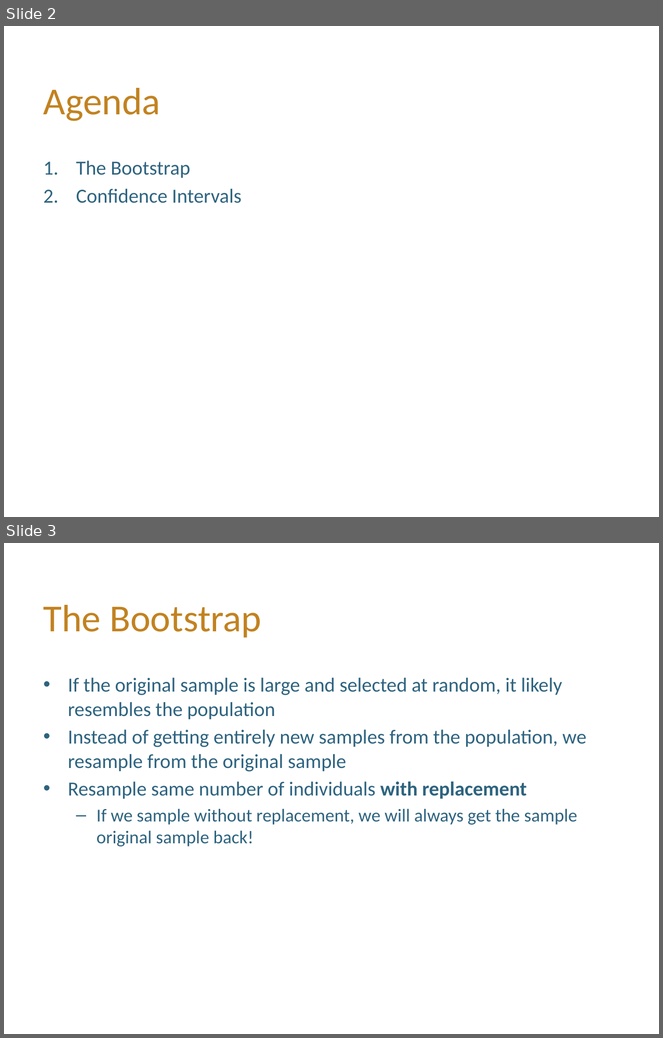
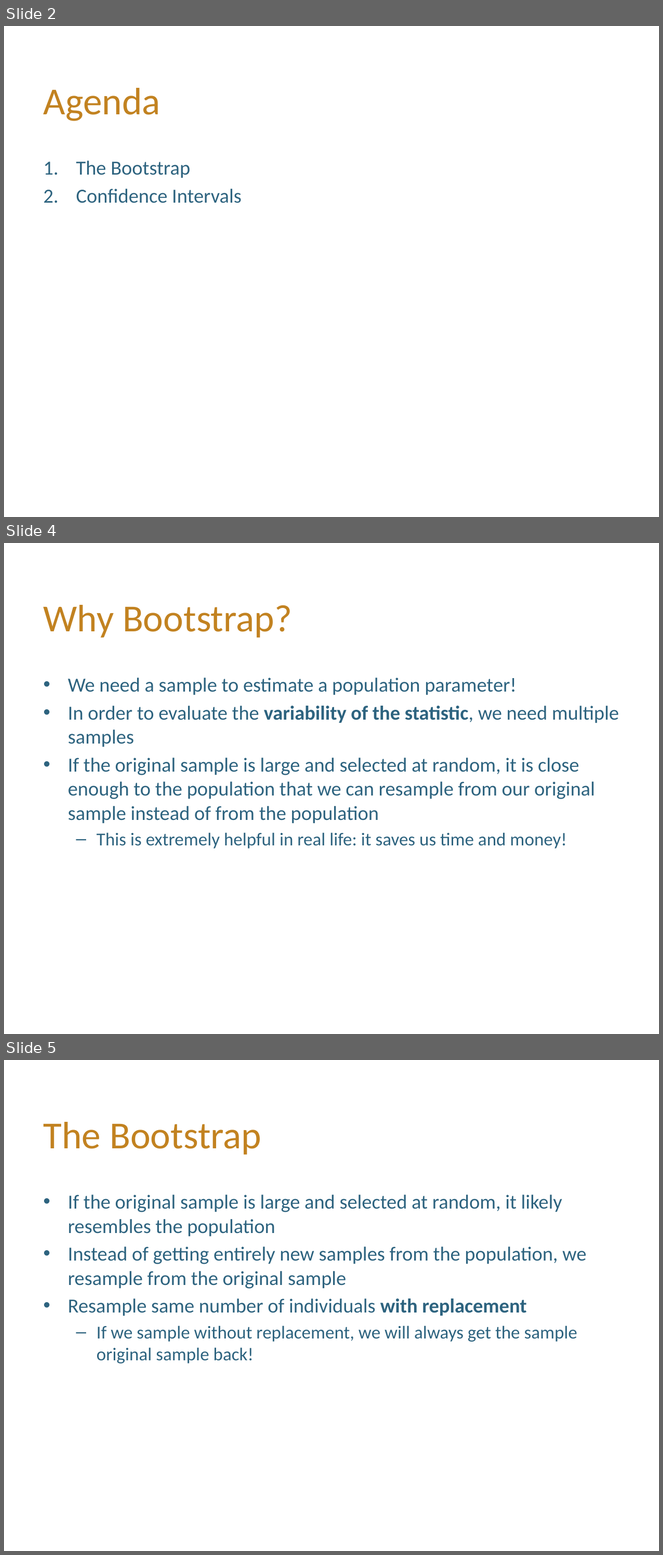
Before and after one commit to hLuo27/teaching, a slide deck: data8/slides/lab8.pptx. Shown one above the other, each under a label of ours: slides 2 and 3 before the commit, slides 2, 4 and 5 after it; the slides between them are not shown. The pictures are 663x1038 and 663x1555 pixels, drawn with LibreOffice and Linux fonts; fonts in the diff are those of the drawing; background and template pictures are left out. Boxes give left, top, right and bottom in pixels: in the first picture for what was removed or moved away, otherwise in the second. Text is boxed around its words. In the diff, an @@ line names an element or a change of style, - is before the commit and + after.

```diff
--- a/data8/slides/lab8.pptx
+++ b/data8/slides/lab8.pptx
@@ slide 4 added at box(4, 543, 659, 1034), background #FFFFFF @@
@@ title added at box(44, 605, 292, 638), 42 pt, text #C28220 @@
+Why Bootstrap?
@@ text added at box(68, 678, 619, 849), 22 pt, text #2D637F @@
+• We need a sample to estimate a population parameter!
+• In order to evaluate the variability of the statistic, we need multiple samples
+• If the original sample is large and selected at random, it is close enough to the population that we can resample from our original sample instead of from the population
+  – This is extremely helpful in real life: it saves us time and money!
@@ what was slide 3 is now slide 5 @@
```
Also in this commit, not shown: 1 slide changed, 7 other slides added, 3 slides removed, 2 other files.
